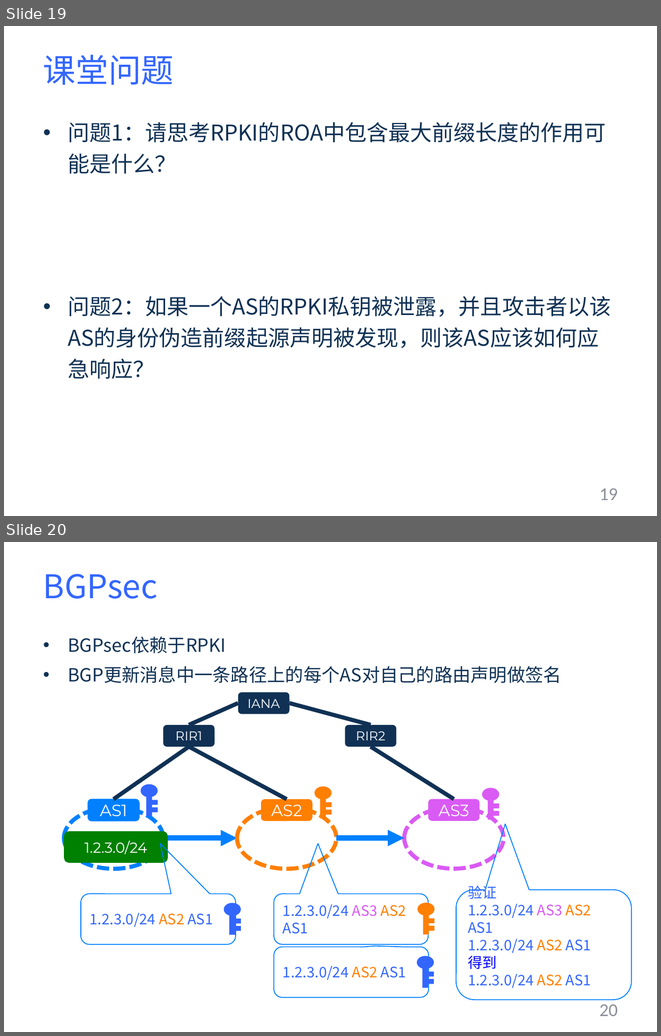
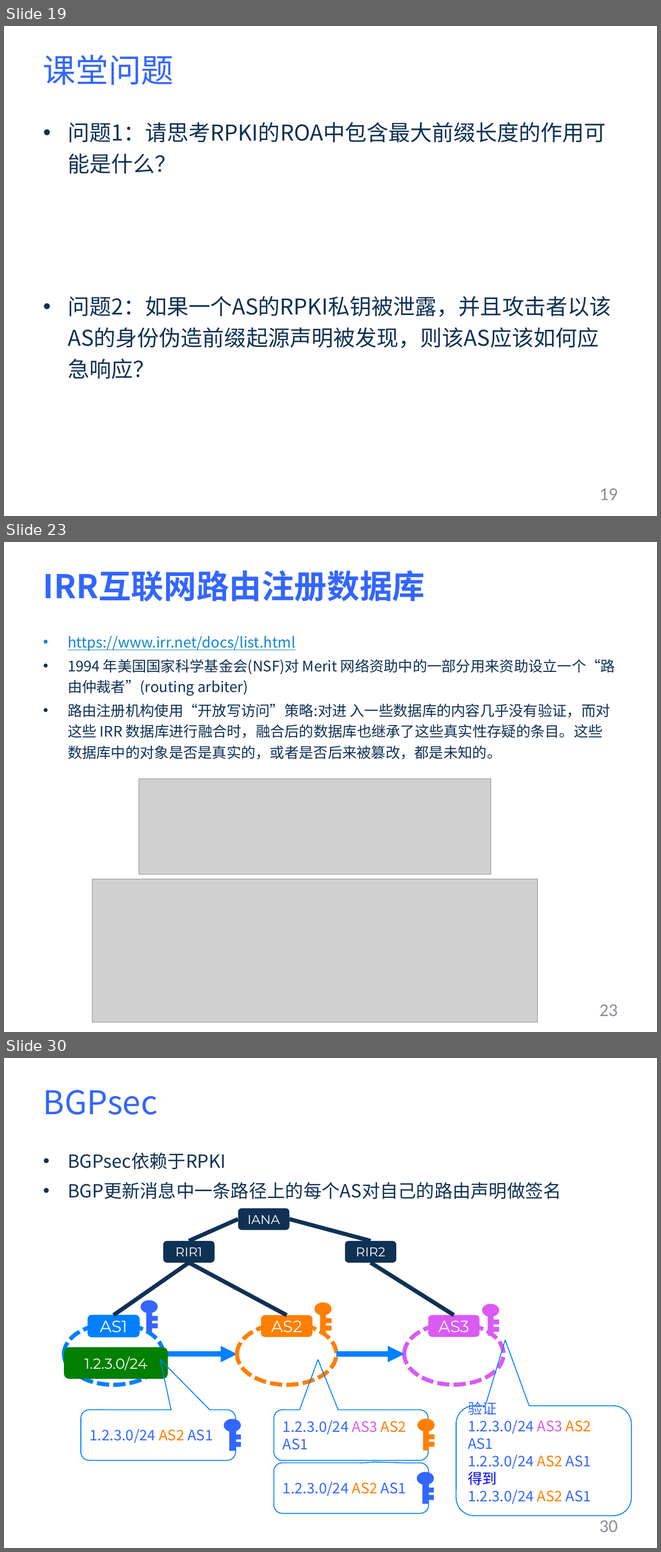
Before and after one commit to YuZhang/Security-Courseware, a slide deck: internet-security/bgp-sec-4.pptx. Shown one above the other, each under a label of ours: slides 19 and 20 before the commit, slides 19, 23 and 30 after it; the slides between them are not shown. The pictures are 661x1036 and 661x1552 pixels, drawn with LibreOffice and Linux fonts; fonts in the diff are those of the drawing; grey boxes stand for pictures. Boxes give left, top, right and bottom in pixels: in the first picture for what was removed or moved away, otherwise in the second. Text is boxed around its words. In the diff, an @@ line names an element or a change of style, - is before the commit and + after.

```diff
--- a/internet-security/bgp-sec-4.pptx
+++ b/internet-security/bgp-sec-4.pptx
@@ slide 23 added at <box>4,542,657,1032</box>, background #FFFFFF @@
@@ title added at <box>43,570,425,601</box>, 36 pt, text #3366FF, bold @@
+IRR互联网路由注册数据库
@@ text added at <box>68,636,615,759</box>, 16 pt, text #103154 @@
+• https://www.irr.net/docs/list.html
+• 1994 年美国国家科学基金会(NSF)对 Merit 网络资助中的一部分用来资助设立一个“路由仲裁者”(routing arbiter)
+• 路由注册机构使用“开放写访问”策略:对进 入一些数据库的内容几乎没有验证，而对这些 IRR 数据库进行融合时，融合后的数据库也继承了这些真实性存疑的条目。这些数据库中的对象是否是真实的，或者是否后来被篡改，都是未知的。
@@ picture added at <box>139,778,491,874</box> @@
@@ picture added at <box>92,879,538,1022</box> @@
@@ page number added at <box>599,1004,618,1016</box>, 20 pt, text #8C9099 @@
+23
@@ what was slide 20 is now slide 30 @@
@@ page number at <box>599,1520,618,1532</box>: text changed @@
-20
+30
```
Also in this commit, not shown: 1 slide changed, 10 other slides added, 1 slide removed, 2 other files.
